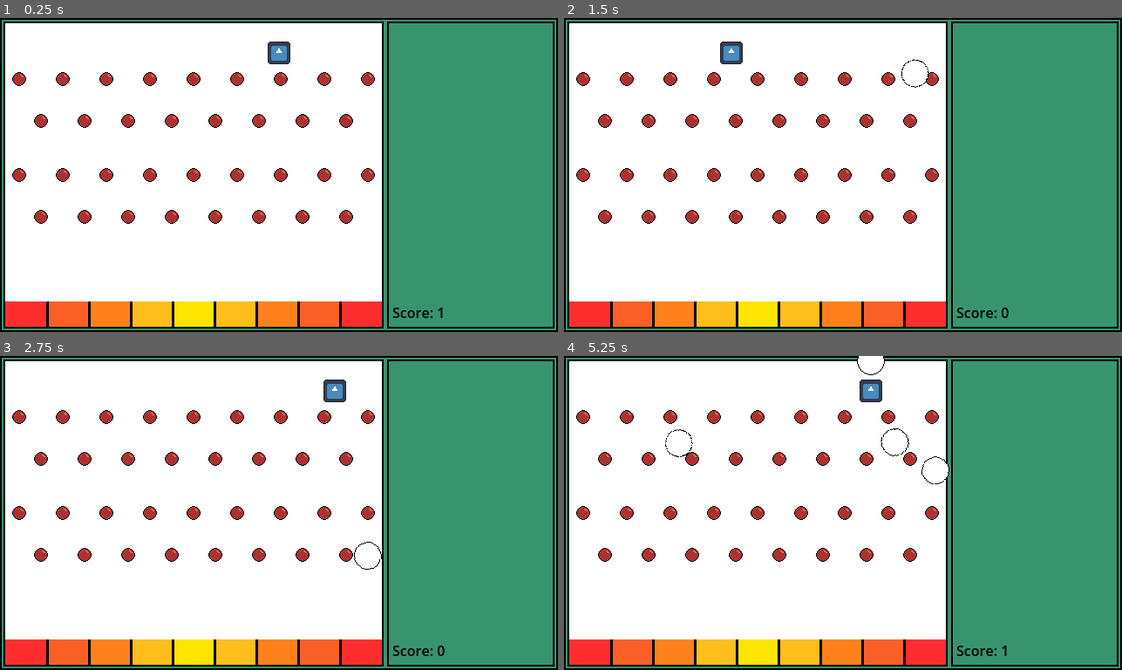
Above: before the commit, frames 1-4 (two rows, left to right).
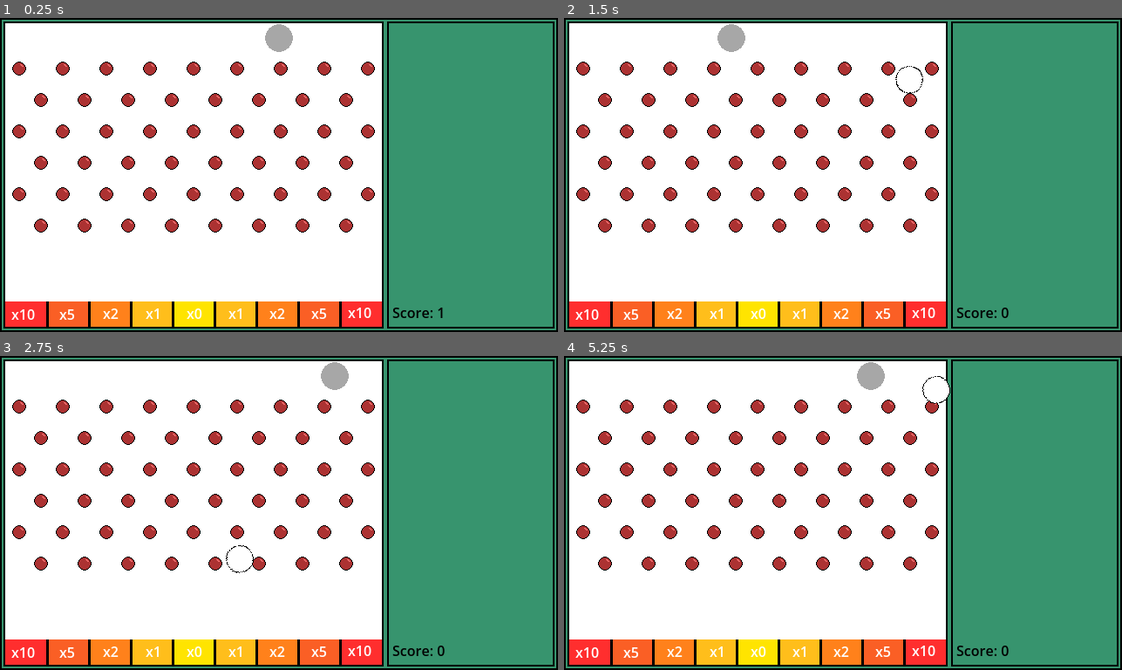
Above: after the commit, the same moments.

Repository: Dyllium/Havens-Game-Jam
Game: Godot game, scene res://Scenes/main.tscn
Two runs of this game, one before a commit and one after it. Both use one fixed random seed, a clock stepped at 60 frames per second and the inputs below. The engine's default icon, where the game draws it, is replaced by a stand-in: a white triangle on a blue panel in a dark square.
Inputs (mouse positions are in pixels of both pictures, inside the frame that each line leads up to):
- Up to frame 1 (0.25 s): no input
- Up to frame 2 (1.5 s): tap Enter at 0.5 s; move the mouse to (965, 159) at 0.52 s; hold E (typeRight) 0.53-1.28 s; tap Space (spawn) at 0.6, 1.35 s; move the mouse to (731, 190) at 1.27 s; hold Q (typeLeft) from 1.28 s (still down)
- Up to frame 3 (2.75 s): move the mouse to (334, 443) at 2.02 s; release Q (typeLeft) at 2.03 s; hold E (typeRight) from 2.03 s (still down); tap Space (spawn) at 2.1 s
- Up to frame 4 (5.25 s): move the mouse to (815, 575) at 2.77 s; tap Space (spawn) at 2.85, 3.5, 3.6, 4.35, 5.1 s; move the mouse to (1010, 560) at 3.52 s; release E (typeRight) at 3.53 s; hold Q (typeLeft) from 3.53 s (still down); move the mouse to (675, 465) at 4.27 s; move the mouse to (870, 513) at 5.02 s

The runs differ from the first frame. In frame 1, 7.5% of the frame differs, in the area x 2-68%, y 1-97%; in frame 2, 7.6%; in frame 3, 7.6%; in frame 4, 7.8%, in the area x 2-80%, y 0-97%.

Commit message:
changing art, game logic

Diff:
--- a/Scenes/ballTypes/normal_ball.tscn
+++ b/Scenes/ballTypes/normal_ball.tscn
@@ -4,7 +4,8 @@
 [ext_resource type="Texture2D" uid="uid://qln6ajac3cbd" path="res://Assets/basicball.png" id="2_qo60u"]
 
 [sub_resource type="PhysicsMaterial" id="PhysicsMaterial_bo1nx"]
-bounce = 0.35
+bounce = 0.15
+absorbent = true
 
 [sub_resource type="CircleShape2D" id="CircleShape2D_fequl"]
 radius = 13.0
--- a/Scenes/ball_spawner.tscn
+++ b/Scenes/ball_spawner.tscn
@@ -2,7 +2,7 @@
 
 [ext_resource type="Script" uid="uid://byet5tpt7lbmt" path="res://Scripts/ball_spawner.gd" id="1_u7vpq"]
 [ext_resource type="PackedScene" uid="uid://br0brvhcacnio" path="res://Scenes/ballTypes/normal_ball.tscn" id="2_c7wme"]
-[ext_resource type="Texture2D" uid="uid://bmy6y337hqhfg" path="res://icon.svg" id="2_r5ejb"]
+[ext_resource type="Texture2D" uid="uid://b6uqdw6in1gr8" path="res://Assets/ballspawnerl.png" id="3_c7wme"]
 
 [node name="BallSpawner" type="Node2D" unique_id=1067192474]
 script = ExtResource("1_u7vpq")
@@ -11,5 +11,5 @@
 [node name="Marker2D" type="Marker2D" parent="." unique_id=1001041865]
 
 [node name="Sprite2D" type="Sprite2D" parent="." unique_id=1652974763]
-scale = Vector2(0.2, 0.2)
-texture = ExtResource("2_r5ejb")
+modulate = Color(1, 1, 1, 0.34509805)
+texture = ExtResource("3_c7wme")
--- a/Scenes/main.tscn
+++ b/Scenes/main.tscn
@@ -40,7 +40,7 @@
 [node name="x0" parent="Multipliers" unique_id=495661200 instance=ExtResource("5_ynf5e")]
 
 [node name="BallSpawner" parent="." unique_id=1067192474 instance=ExtResource("1_8gbba")]
-position = Vector2(216, 40)
+position = Vector2(222, 23)
 
 [node name="ScoreText" type="Label" parent="." unique_id=2022087563]
 offset_left = 450.0
@@ -74,116 +74,306 @@
 rotation = -1.5707964
 shape = SubResource("WorldBoundaryShape2D_ynf5e")
 
-[node name="Pegs" type="Node2D" parent="." unique_id=1474442105]
-
-[node name="Even" type="Node2D" parent="Pegs" unique_id=2041950744]
-
-[node name="basicPeg10" parent="Pegs/Even" unique_id=1804966080 instance=ExtResource("9_ynf5e")]
-position = Vector2(39, 110)
-
-[node name="basicPeg11" parent="Pegs/Even" unique_id=1430813493 instance=ExtResource("9_ynf5e")]
-position = Vector2(89, 110)
-
-[node name="basicPeg12" parent="Pegs/Even" unique_id=811167644 instance=ExtResource("9_ynf5e")]
-position = Vector2(139, 110)
-
-[node name="basicPeg13" parent="Pegs/Even" unique_id=1848341935 instance=ExtResource("9_ynf5e")]
-position = Vector2(189, 110)
-
-[node name="basicPeg14" parent="Pegs/Even" unique_id=115959436 instance=ExtResource("9_ynf5e")]
-position = Vector2(239, 110)
-
-[node name="basicPeg15" parent="Pegs/Even" unique_id=2017211075 instance=ExtResource("9_ynf5e")]
-position = Vector2(289, 110)
-
-[node name="basicPeg16" parent="Pegs/Even" unique_id=628141069 instance=ExtResource("9_ynf5e")]
-position = Vector2(339, 110)
-
-[node name="basicPeg17" parent="Pegs/Even" unique_id=2115998770 instance=ExtResource("9_ynf5e")]
-position = Vector2(389, 110)
-
-[node name="Even2" type="Node2D" parent="Pegs" unique_id=766579770]
-position = Vector2(0, 110)
-
-[node name="basicPeg10" parent="Pegs/Even2" unique_id=756570885 instance=ExtResource("9_ynf5e")]
-position = Vector2(39, 110)
-
-[node name="basicPeg11" parent="Pegs/Even2" unique_id=1215283746 instance=ExtResource("9_ynf5e")]
-position = Vector2(89, 110)
-
-[node name="basicPeg12" parent="Pegs/Even2" unique_id=2078561216 instance=ExtResource("9_ynf5e")]
-position = Vector2(139, 110)
-
-[node name="basicPeg13" parent="Pegs/Even2" unique_id=1867881225 instance=ExtResource("9_ynf5e")]
-position = Vector2(189, 110)
-
-[node name="basicPeg14" parent="Pegs/Even2" unique_id=2142635736 instance=ExtResource("9_ynf5e")]
-position = Vector2(239, 110)
-
-[node name="basicPeg15" parent="Pegs/Even2" unique_id=29087330 instance=ExtResource("9_ynf5e")]
-position = Vector2(289, 110)
-
-[node name="basicPeg16" parent="Pegs/Even2" unique_id=1265098569 instance=ExtResource("9_ynf5e")]
-position = Vector2(339, 110)
-
-[node name="basicPeg17" parent="Pegs/Even2" unique_id=291415220 instance=ExtResource("9_ynf5e")]
-position = Vector2(389, 110)
-
-[node name="Odd" type="Node2D" parent="Pegs" unique_id=752053637]
-
-[node name="basicPeg" parent="Pegs/Odd" unique_id=1935928484 instance=ExtResource("9_ynf5e")]
-position = Vector2(14, 62)
-
-[node name="basicPeg2" parent="Pegs/Odd" unique_id=1705328242 instance=ExtResource("9_ynf5e")]
-position = Vector2(64, 62)
-
-[node name="basicPeg3" parent="Pegs/Odd" unique_id=116937233 instance=ExtResource("9_ynf5e")]
-position = Vector2(114, 62)
-
-[node name="basicPeg4" parent="Pegs/Odd" unique_id=1251653328 instance=ExtResource("9_ynf5e")]
-position = Vector2(164, 62)
-
-[node name="basicPeg5" parent="Pegs/Odd" unique_id=1183384136 instance=ExtResource("9_ynf5e")]
-position = Vector2(214, 62)
-
-[node name="basicPeg6" parent="Pegs/Odd" unique_id=1879038383 instance=ExtResource("9_ynf5e")]
-position = Vector2(264, 62)
-
-[node name="basicPeg7" parent="Pegs/Odd" unique_id=2136337964 instance=ExtResource("9_ynf5e")]
-position = Vector2(314, 62)
-
-[node name="basicPeg8" parent="Pegs/Odd" unique_id=202619363 instance=ExtResource("9_ynf5e")]
-position = Vector2(364, 62)
-
-[node name="basicPeg9" parent="Pegs/Odd" unique_id=553644695 instance=ExtResource("9_ynf5e")]
-position = Vector2(414, 62)
-
-[node name="Odd2" type="Node2D" parent="Pegs" unique_id=655756499]
-position = Vector2(0, 110)
-
-[node name="basicPeg" parent="Pegs/Odd2" unique_id=211693443 instance=ExtResource("9_ynf5e")]
-position = Vector2(14, 62)
-
-[node name="basicPeg2" parent="Pegs/Odd2" unique_id=1096656720 instance=ExtResource("9_ynf5e")]
-position = Vector2(64, 62)
-
-[node name="basicPeg3" parent="Pegs/Odd2" unique_id=1816147754 instance=ExtResource("9_ynf5e")]
-position = Vector2(114, 62)
-
-[node name="basicPeg4" parent="Pegs/Odd2" unique_id=1743114752 instance=ExtResource("9_ynf5e")]
-position = Vector2(164, 62)
-
-[node name="basicPeg5" parent="Pegs/Odd2" unique_id=159680873 instance=ExtResource("9_ynf5e")]
-position = Vector2(214, 62)
-
-[node name="basicPeg6" parent="Pegs/Odd2" unique_id=812956111 instance=ExtResource("9_ynf5e")]
-position = Vector2(264, 62)
-
-[node name="basicPeg7" parent="Pegs/Odd2" unique_id=2032562333 instance=ExtResource("9_ynf5e")]
-position = Vector2(314, 62)
-
-[node name="basicPeg8" parent="Pegs/Odd2" unique_id=646448321 instance=ExtResource("9_ynf5e")]
-position = Vector2(364, 62)
-
-[node name="basicPeg9" parent="Pegs/Odd2" unique_id=1957759115 instance=ExtResource("9_ynf5e")]
-position = Vector2(414, 62)
+[node name="Labels" type="Node2D" parent="." unique_id=335394715]
+
+[node name="x10Left" type="Label" parent="Labels" unique_id=2103983090]
+anchors_preset = 8
+anchor_left = 0.5
+anchor_top = 0.5
+anchor_right = 0.5
+anchor_bottom = 0.5
+offset_left = 7.0
+offset_top = 328.0
+offset_right = 47.0
+offset_bottom = 351.0
+grow_horizontal = 2
+grow_vertical = 2
+text = "x10"
+horizontal_alignment = 1
+
+[node name="x5Left" type="Label" parent="Labels" unique_id=1787488681]
+anchors_preset = 8
+anchor_left = 0.5
+anchor_top = 0.5
+anchor_right = 0.5
+anchor_bottom = 0.5
+offset_left = 57.0
+offset_top = 328.0
+offset_right = 97.0
+offset_bottom = 351.0
+grow_horizontal = 2
+grow_vertical = 2
+text = "x5"
+horizontal_alignment = 1
+
+[node name="x2Left" type="Label" parent="Labels" unique_id=2124722151]
+anchors_preset = 8
+anchor_left = 0.5
+anchor_top = 0.5
+anchor_right = 0.5
+anchor_bottom = 0.5
+offset_left = 107.0
+offset_top = 327.0
+offset_right = 147.0
+offset_bottom = 350.0
+grow_horizontal = 2
+grow_vertical = 2
+text = "x2"
+horizontal_alignment = 1
+
+[node name="x1Left" type="Label" parent="Labels" unique_id=950942057]
+anchors_preset = 8
+anchor_left = 0.5
+anchor_top = 0.5
+anchor_right = 0.5
+anchor_bottom = 0.5
+offset_left = 156.0
+offset_top = 327.0
+offset_right = 196.0
+offset_bottom = 350.0
+grow_horizontal = 2
+grow_vertical = 2
+text = "x1"
+horizontal_alignment = 1
+
+[node name="x0" type="Label" parent="Labels" unique_id=138106879]
+anchors_preset = 8
+anchor_left = 0.5
+anchor_top = 0.5
+anchor_right = 0.5
+anchor_bottom = 0.5
+offset_left = 203.0
+offset_top = 327.0
+offset_right = 243.0
+offset_bottom = 350.0
+grow_horizontal = 2
+grow_vertical = 2
+text = "x0"
+horizontal_alignment = 1
+
+[node name="x10Right" type="Label" parent="Labels" unique_id=457968230]
+anchors_preset = 8
+anchor_left = 0.5
+anchor_top = 0.5
+anchor_right = 0.5
+anchor_bottom = 0.5
+offset_left = 393.0
+offset_top = 326.0
+offset_right = 433.0
+offset_bottom = 349.0
+grow_horizontal = 2
+grow_vertical = 2
+text = "x10"
+horizontal_alignment = 1
+
+[node name="x5Right" type="Label" parent="Labels" unique_id=372720620]
+anchors_preset = 8
+anchor_left = 0.5
+anchor_top = 0.5
+anchor_right = 0.5
+anchor_bottom = 0.5
+offset_left = 346.0
+offset_top = 327.0
+offset_right = 386.0
+offset_bottom = 350.0
+grow_horizontal = 2
+grow_vertical = 2
+text = "x5"
+horizontal_alignment = 1
+
+[node name="x2Right" type="Label" parent="Labels" unique_id=2013964562]
+anchors_preset = 8
+anchor_left = 0.5
+anchor_top = 0.5
+anchor_right = 0.5
+anchor_bottom = 0.5
+offset_left = 298.0
+offset_top = 327.0
+offset_right = 338.0
+offset_bottom = 350.0
+grow_horizontal = 2
+grow_vertical = 2
+text = "x2"
+horizontal_alignment = 1
+
+[node name="x1Right" type="Label" parent="Labels" unique_id=1531364608]
+anchors_preset = 8
+anchor_left = 0.5
+anchor_top = 0.5
+anchor_right = 0.5
+anchor_bottom = 0.5
+offset_left = 251.0
+offset_top = 327.0
+offset_right = 291.0
+offset_bottom = 350.0
+grow_horizontal = 2
+grow_vertical = 2
+text = "x1"
+horizontal_alignment = 1
+
+[node name="Pegs" type="Node2D" parent="." unique_id=1379390275]
+
+[node name="Odd" type="Node2D" parent="Pegs" unique_id=733799970]
+
+[node name="basicPeg" parent="Pegs/Odd" unique_id=1804966080 instance=ExtResource("9_ynf5e")]
+position = Vector2(14, 50)
+
+[node name="basicPeg2" parent="Pegs/Odd" unique_id=499908400 instance=ExtResource("9_ynf5e")]
+position = Vector2(64, 50)
+
+[node name="basicPeg3" parent="Pegs/Odd" unique_id=1164099808 instance=ExtResource("9_ynf5e")]
+position = Vector2(114, 50)
+
+[node name="basicPeg4" parent="Pegs/Odd" unique_id=43268901 instance=ExtResource("9_ynf5e")]
+position = Vector2(164, 50)
+
+[node name="basicPeg5" parent="Pegs/Odd" unique_id=1686455458 instance=ExtResource("9_ynf5e")]
+position = Vector2(214, 50)
+
+[node name="basicPeg6" parent="Pegs/Odd" unique_id=1588826150 instance=ExtResource("9_ynf5e")]
+position = Vector2(264, 50)
+
+[node name="basicPeg7" parent="Pegs/Odd" unique_id=245747320 instance=ExtResource("9_ynf5e")]
+position = Vector2(314, 50)
+
+[node name="basicPeg8" parent="Pegs/Odd" unique_id=1593156975 instance=ExtResource("9_ynf5e")]
+position = Vector2(364, 50)
+
+[node name="basicPeg9" parent="Pegs/Odd" unique_id=833246046 instance=ExtResource("9_ynf5e")]
+position = Vector2(414, 50)
+
+[node name="Odd3" type="Node2D" parent="Pegs" unique_id=1271203265]
+
+[node name="basicPeg" parent="Pegs/Odd3" unique_id=717523340 instance=ExtResource("9_ynf5e")]
+position = Vector2(14, 194)
+
+[node name="basicPeg2" parent="Pegs/Odd3" unique_id=1408202600 instance=ExtResource("9_ynf5e")]
+position = Vector2(64, 194)
+
+[node name="basicPeg3" parent="Pegs/Odd3" unique_id=1282331260 instance=ExtResource("9_ynf5e")]
+position = Vector2(114, 194)
+
+[node name="basicPeg4" parent="Pegs/Odd3" unique_id=63220969 instance=ExtResource("9_ynf5e")]
+position = Vector2(164, 194)
+
+[node name="basicPeg5" parent="Pegs/Odd3" unique_id=523339174 instance=ExtResource("9_ynf5e")]
+position = Vector2(214, 194)
+
+[node name="basicPeg6" parent="Pegs/Odd3" unique_id=546205156 instance=ExtResource("9_ynf5e")]
+position = Vector2(264, 194)
+
+[node name="basicPeg7" parent="Pegs/Odd3" unique_id=1900805765 instance=ExtResource("9_ynf5e")]
+position = Vector2(314, 194)
+
+[node name="basicPeg8" parent="Pegs/Odd3" unique_id=2121457084 instance=ExtResource("9_ynf5e")]
+position = Vector2(364, 194)
+
+[node name="basicPeg9" parent="Pegs/Odd3" unique_id=943645888 instance=ExtResource("9_ynf5e")]
+position = Vector2(414, 194)
+
+[node name="Odd2" type="Node2D" parent="Pegs" unique_id=244525116]
+
+[node name="basicPeg" parent="Pegs/Odd2" unique_id=1153311033 instance=ExtResource("9_ynf5e")]
+position = Vector2(14, 122)
+
+[node name="basicPeg2" parent="Pegs/Odd2" unique_id=1890106093 instance=ExtResource("9_ynf5e")]
+position = Vector2(64, 122)
+
+[node name="basicPeg3" parent="Pegs/Odd2" unique_id=553035001 instance=ExtResource("9_ynf5e")]
+position = Vector2(114, 122)
+
+[node name="basicPeg4" parent="Pegs/Odd2" unique_id=2141967592 instance=ExtResource("9_ynf5e")]
+position = Vector2(164, 122)
+
+[node name="basicPeg5" parent="Pegs/Odd2" unique_id=1755483243 instance=ExtResource("9_ynf5e")]
+position = Vector2(214, 122)
+
+[node name="basicPeg6" parent="Pegs/Odd2" unique_id=528890893 instance=ExtResource("9_ynf5e")]
+position = Vector2(264, 122)
+
+[node name="basicPeg7" parent="Pegs/Odd2" unique_id=2114031406 instance=ExtResource("9_ynf5e")]
+position = Vector2(314, 122)
+
+[node name="basicPeg8" parent="Pegs/Odd2" unique_id=1577574706 instance=ExtResource("9_ynf5e")]
+position = Vector2(364, 122)
+
+[node name="basicPeg9" parent="Pegs/Odd2" unique_id=1563964097 instance=ExtResource("9_ynf5e")]
+position = Vector2(414, 122)
+
+[node name="Even" type="Node2D" parent="Pegs" unique_id=872052827]
+
+[node name="basicPeg10" parent="Pegs/Even" unique_id=378859636 instance=ExtResource("9_ynf5e")]
+position = Vector2(389, 86)
+
+[node name="basicPeg11" parent="Pegs/Even" unique_id=1836059405 instance=ExtResource("9_ynf5e")]
+position = Vector2(289, 86)
+
+[node name="basicPeg12" parent="Pegs/Even" unique_id=1077079147 instance=ExtResource("9_ynf5e")]
+position = Vector2(239, 86)
+
+[node name="basicPeg13" parent="Pegs/Even" unique_id=214942339 instance=ExtResource("9_ynf5e")]
+position = Vector2(189, 86)
+
+[node name="basicPeg14" parent="Pegs/Even" unique_id=1958088571 instance=ExtResource("9_ynf5e")]
+position = Vector2(139, 86)
+
+[node name="basicPeg15" parent="Pegs/Even" unique_id=1598548342 instance=ExtResource("9_ynf5e")]
+position = Vector2(89, 86)
+
+[node name="basicPeg16" parent="Pegs/Even" unique_id=1625335311 instance=ExtResource("9_ynf5e")]
+position = Vector2(39, 86)
+
+[node name="basicPeg17" parent="Pegs/Even" unique_id=1000180109 instance=ExtResource("9_ynf5e")]
+position = Vector2(339, 86)
+
+[node name="Even3" type="Node2D" parent="Pegs" unique_id=800701386]
+
+[node name="basicPeg10" parent="Pegs/Even3" unique_id=1701375096 instance=ExtResource("9_ynf5e")]
+position = Vector2(389, 230)
+
+[node name="basicPeg11" parent="Pegs/Even3" unique_id=1076533789 instance=ExtResource("9_ynf5e")]
+position = Vector2(289, 230)
+
+[node name="basicPeg12" parent="Pegs/Even3" unique_id=421630875 instance=ExtResource("9_ynf5e")]
+position = Vector2(239, 230)
+
+[node name="basicPeg13" parent="Pegs/Even3" unique_id=1693330630 instance=ExtResource("9_ynf5e")]
+position = Vector2(189, 230)
+
+[node name="basicPeg14" parent="Pegs/Even3" unique_id=545695227 instance=ExtResource("9_ynf5e")]
+position = Vector2(139, 230)
+
+[node name="basicPeg15" parent="Pegs/Even3" unique_id=2007200727 instance=ExtResource("9_ynf5e")]
+position = Vector2(89, 230)
+
+[node name="basicPeg16" parent="Pegs/Even3" unique_id=1255088326 instance=ExtResource("9_ynf5e")]
+position = Vector2(39, 230)
+
+[node name="basicPeg17" parent="Pegs/Even3" unique_id=2018421761 instance=ExtResource("9_ynf5e")]
+position = Vector2(339, 230)
+
+[node name="Even2" type="Node2D" parent="Pegs" unique_id=1728855235]
+
+[node name="basicPeg10" parent="Pegs/Even2" unique_id=1287122618 instance=ExtResource("9_ynf5e")]
+position = Vector2(389, 158)
+
+[node name="basicPeg11" parent="Pegs/Even2" unique_id=833889553 instance=ExtResource("9_ynf5e")]
+position = Vector2(289, 158)
+
+[node name="basicPeg12" parent="Pegs/Even2" unique_id=1371596437 instance=ExtResource("9_ynf5e")]
+position = Vector2(239, 158)
+
+[node name="basicPeg13" parent="Pegs/Even2" unique_id=1361055255 instance=ExtResource("9_ynf5e")]
+position = Vector2(189, 158)
+
+[node name="basicPeg14" parent="Pegs/Even2" unique_id=930395210 instance=ExtResource("9_ynf5e")]
+position = Vector2(139, 158)
+
+[node name="basicPeg15" parent="Pegs/Even2" unique_id=1891927637 instance=ExtResource("9_ynf5e")]
+position = Vector2(89, 158)
+
+[node name="basicPeg16" parent="Pegs/Even2" unique_id=1945749730 instance=ExtResource("9_ynf5e")]
+position = Vector2(39, 158)
+
+[node name="basicPeg17" parent="Pegs/Even2" unique_id=856936454 instance=ExtResource("9_ynf5e")]
+position = Vector2(339, 158)
--- a/Scripts/ball.gd
+++ b/Scripts/ball.gd
@@ -6,10 +6,12 @@
 var stuckTime: float = 0
 var stuckTimeLimit: float = 2
 var stuckThreshold: float = 15
+var amountDropped: int = 1
+var maxAmountDropped: int = 3
 
 # Called when the node enters the scene tree for the first time.
 func _ready() -> void:
-	pass # Replace with function body.
+	apply_central_impulse(Vector2(randf_range(-15,15), 0))
 
 
 # Called every frame. 'delta' is the elapsed time since the previous frame.
--- a/Scripts/ball_spawner.gd
+++ b/Scripts/ball_spawner.gd
@@ -12,7 +12,7 @@
 # Called every frame. 'delta' is the elapsed time since the previous frame.
 func _process(delta: float) -> void:
 	var mousePosX = get_global_mouse_position().x
-	global_position.x = clamp(mousePosX, 14, 425)
+	global_position.x = clamp(mousePosX, 24, 420)
 	setBallType()
 	var ballScene = balls[type].instantiate()
 	ballScene.global_position.x = global_position.x
@@ -22,6 +22,7 @@
 			GameManager.score -= ballScene.cost
 			get_tree().get_root().add_child(ballScene)
 
+
 func setBallType() -> void:
 	if Input.is_action_just_pressed("typeLeft"):
 		type = wrapi(type - 1,0,balls.size())
--- a/Scripts/game_manager.gd
+++ b/Scripts/game_manager.gd
@@ -1,9 +1,11 @@
 class_name gameManager extends Node2D
 
 var score: int = 1
+
+
 # Called when the node enters the scene tree for the first time.
 func _ready() -> void:
-	pass # Replace with function body.
+	pass
 
 
 # Called every frame. 'delta' is the elapsed time since the previous frame.
--- a/Scripts/multiplier.gd
+++ b/Scripts/multiplier.gd
@@ -10,6 +10,7 @@
 	self.body_entered.connect(on_body_entered)
 
 
+
 # Called every frame. 'delta' is the elapsed time since the previous frame.
 func _process(delta: float) -> void:
 	pass
@@ -17,4 +18,12 @@
 func on_body_entered(body: RigidBody2D) -> void:
 	var amount: int = ceili(body.value * multiplierAmount)
 	scoreChanged.emit(amount)
-	body.queue_free()
+	if body.amountDropped < body.maxAmountDropped:
+		body.amountDropped +=1
+		body.global_position.y = 0
+		body.linear_velocity = Vector2.ZERO
+		body.apply_central_impulse(Vector2(randf_range(-15,15), 0))
+	else:
+		queue_free()
+	if multiplierAmount == 0:
+		body.queue_free()
Binary file added: Assets/ballspawnerl.png
Not shown, added: Assets/ballspawnerl.png.import
